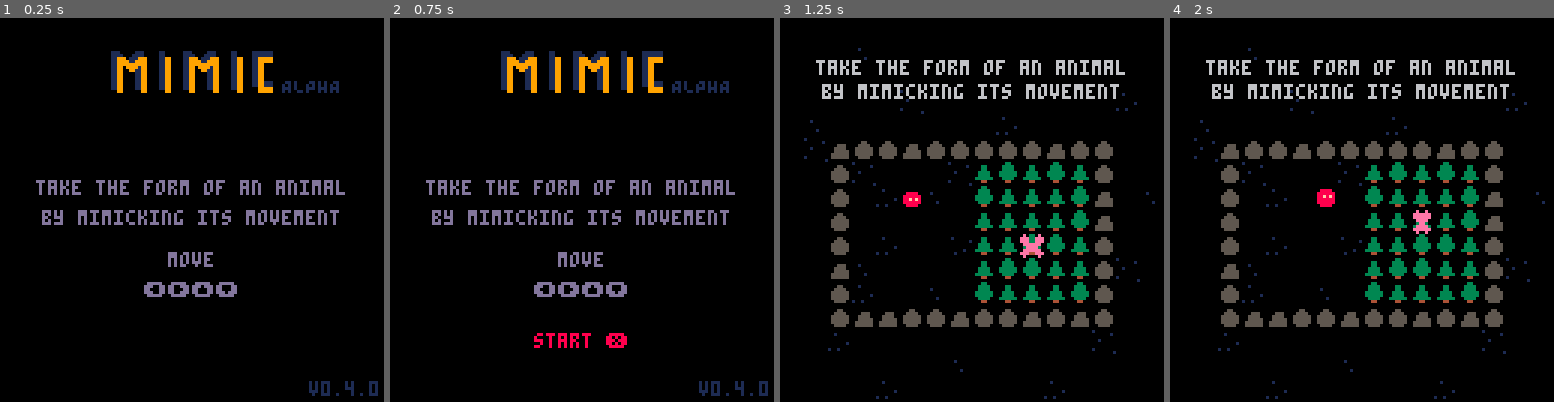
Above: before the commit, frames 1-4 (left to right).
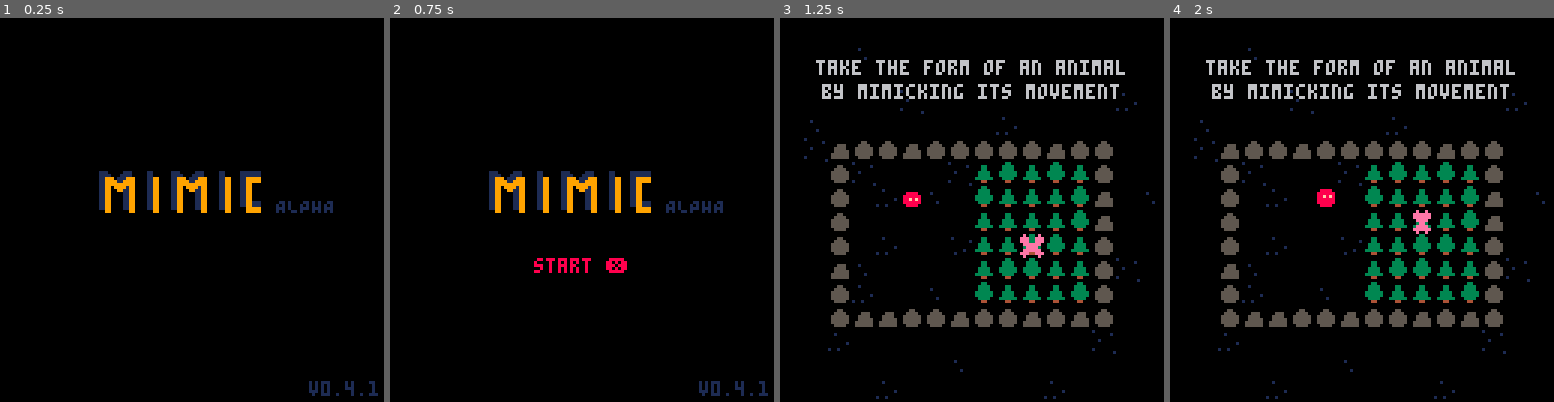
Above: after the commit, the same moments.

Repository: sourencho/mimic
Game: PICO-8 cartridge mimic.p8
Two runs of this game, one before a commit and one after it. Both use one fixed random seed, a clock stepped at 60 frames per second and the inputs below.
Inputs:
- Up to frame 1 (0.25 s): no input
- Up to frame 2 (0.75 s): tap O (Z key) at 0.33, 0.7 s
- Up to frame 3 (1.25 s): tap X (X key) at 1.07 s
- Up to frame 4 (2 s): tap O (Z key) at 1.43 s; hold Left from 1.97 s (still down)

The runs differ from the first frame. In frame 1, 8.6% of the frame differs, in the area x 9-99%, y 8-98%; in frame 2, 9.4%; in frame 3, nothing differs; in frame 4, nothing differs.

Commit message:
Setup regular build with tutorial

Diff:
--- a/mimic.p8
+++ b/mimic.p8
@@ -4,13 +4,13 @@
 -- mimic v0.4.0
 -- by sourencho
 
-VERSION = "v0.4.0"
+VERSION = "v0.4.1"
 
 -- DATA
 
 -- SETTINGS
-start_level = 11
-level_count = 12
+start_level = 0
+level_count = 11
 skip_levels = {7}
 
 tutorial_level = 15
@@ -1622,20 +1622,20 @@
 function draw_splash()
     cls()
 
-    print(splash_keys_3, hcenter(splash_keys_3)-2, 105, 8)
+    print(splash_keys_3, hcenter(splash_keys_3)-2, 80, 8)
 
     if(game.tick % 60 > 0 and game.tick % 60 < 20) cls()
 
 
-    map(117,60,36,10,8,4)
-    print("ALPHA", 94, 20, 1)
+    map(117,60,32,50,8,4)
+    print("ALPHA", 92, 60, 1)
     print(VERSION, 103, 121, 1)
 
-    print(splash_inst_1, hcenter(splash_inst_1), 54, 13)
-    print(splash_inst_2, hcenter(splash_inst_2), 64, 13)
-
-    print(splash_keys_1, hcenter(splash_keys_1), 78, 13)
-    print(splash_keys_2, 48, 88, 13)
+    -- print(splash_inst_1, hcenter(splash_inst_1), 54, 13)
+    -- print(splash_inst_2, hcenter(splash_inst_2), 64, 13)
+
+    -- print(splash_keys_1, hcenter(splash_keys_1), 78, 13)
+    -- print(splash_keys_2, 48, 88, 13)
 end
 
 function draw_won()
@@ -2067,12 +2067,12 @@
 end
 
 function draw_tutorial()
+    if tutorial_skippable then
+        print(splash_keys_3, hcenter(splash_keys_3)-2, 114, 8)
+    end
+
     print(splash_inst_1, hcenter(splash_inst_1), 14, 6)
     print(splash_inst_2, hcenter(splash_inst_2), 22, 6)
-
-    if tutorial_skippable then
-        print(splash_keys_3, hcenter(splash_keys_3)-2, 114, 8)
-    end
 end
 
 function draw_play()
